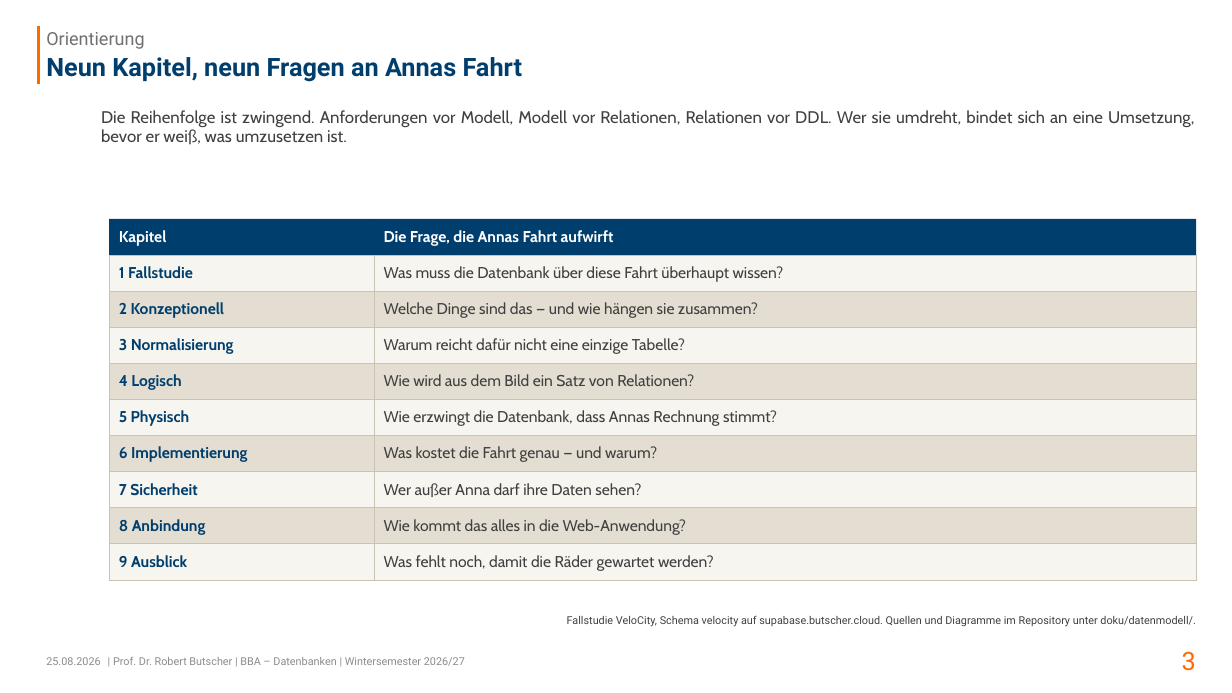
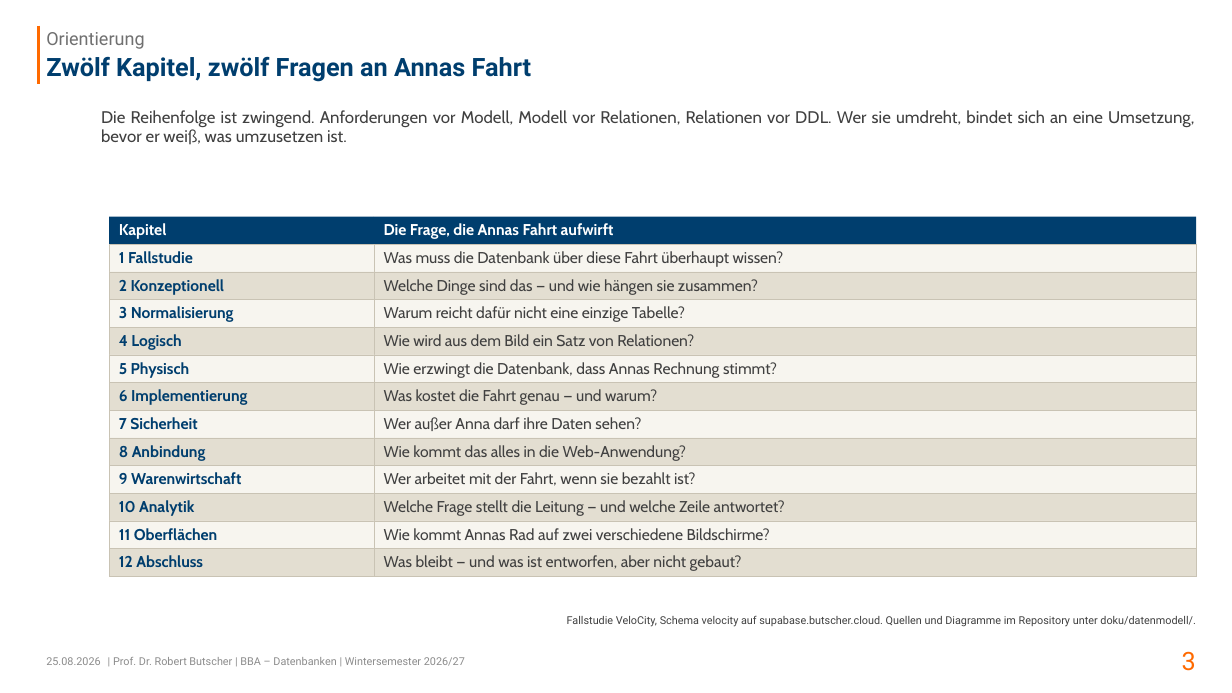
Before and after one commit to swrobuts/velocity-fallstudie, a slide deck: slide 3 of slides/velocity-datenbankentwurf.pptx. Drawn at 1232x693 pixels with LibreOffice and Linux fonts; fonts in the diff are those of the drawing. Boxes give left, top, right and bottom in pixels: in the first picture for what was removed or moved away, otherwise in the second. Text is boxed around its words. In the diff, an @@ line names an element or a change of style, - is before the commit and + after.

```diff
--- a/slides/velocity-datenbankentwurf.pptx
+++ b/slides/velocity-datenbankentwurf.pptx
@@ title at [46,56,531,82]: text changed @@
-Neun Kapitel, neun Fragen an Annas Fahrt
+Zwölf Kapitel, zwölf Fragen an Annas Fahrt
@@ rectangle "Kapitel": place and size @@
-rectangle "Kapitel" at [109,219,374,256]
+rectangle "Kapitel" at [109,217,374,244]
@@ rectangle "Die Frage, die Annas Fahrt ...": place and size @@
-rectangle "Die Frage, die Annas Fahrt ..." at [374,219,1196,256]
+rectangle "Die Frage, die Annas Fahrt ..." at [374,217,1196,244]
@@ rectangle "1 Fallstudie": place and size @@
-rectangle "1 Fallstudie" at [109,255,374,291]
+rectangle "1 Fallstudie" at [109,244,374,272]
@@ rectangle "Was muss die Datenbank über ...": place and size @@
-rectangle "Was muss die Datenbank über ..." at [374,255,1196,291]
+rectangle "Was muss die Datenbank über ..." at [374,244,1196,272]
@@ rectangle "2 Konzeptionell": place and size @@
-rectangle "2 Konzeptionell" at [109,291,374,327]
+rectangle "2 Konzeptionell" at [109,272,374,300]
@@ rectangle "Welche Dinge sind das — ...": place and size @@
-rectangle "Welche Dinge sind das — ..." at [374,291,1196,327]
+rectangle "Welche Dinge sind das — ..." at [374,272,1196,300]
@@ rectangle "3 Normalisierung": place and size @@
-rectangle "3 Normalisierung" at [109,327,374,364]
+rectangle "3 Normalisierung" at [109,300,374,327]
@@ rectangle "4 Logisch": place and size @@
-rectangle "4 Logisch" at [109,363,374,399]
+rectangle "4 Logisch" at [109,327,374,355]
@@ rectangle "Warum reicht dafür nicht eine ...": place and size @@
-rectangle "Warum reicht dafür nicht eine ..." at [374,327,1196,364]
+rectangle "Warum reicht dafür nicht eine ..." at [374,300,1196,327]
@@ rectangle "Wie wird aus dem Bild ...": place and size @@
-rectangle "Wie wird aus dem Bild ..." at [374,363,1196,399]
+rectangle "Wie wird aus dem Bild ..." at [374,327,1196,355]
@@ rectangle "5 Physisch": place and size @@
-rectangle "5 Physisch" at [109,399,374,436]
+rectangle "5 Physisch" at [109,355,374,383]
@@ rectangle "Wie erzwingt die Datenbank, dass ...": place and size @@
-rectangle "Wie erzwingt die Datenbank, dass ..." at [374,399,1196,436]
+rectangle "Wie erzwingt die Datenbank, dass ..." at [374,355,1196,383]
@@ rectangle "6 Implementierung": place and size @@
-rectangle "6 Implementierung" at [109,436,374,472]
+rectangle "6 Implementierung" at [109,383,374,411]
@@ rectangle "Was kostet die Fahrt genau ...": place and size @@
-rectangle "Was kostet die Fahrt genau ..." at [374,436,1196,472]
+rectangle "Was kostet die Fahrt genau ..." at [374,383,1196,411]
@@ rectangle "7 Sicherheit": place and size @@
-rectangle "7 Sicherheit" at [109,471,374,508]
+rectangle "7 Sicherheit" at [109,411,374,438]
@@ rectangle "Wer außer Anna darf ihre ...": place and size @@
-rectangle "Wer außer Anna darf ihre ..." at [374,471,1196,508]
+rectangle "Wer außer Anna darf ihre ..." at [374,411,1196,438]
@@ rectangle "8 Anbindung": place and size @@
-rectangle "8 Anbindung" at [109,508,374,544]
+rectangle "8 Anbindung" at [109,438,374,466]
@@ rectangle "Wie kommt das alles in ...": place and size @@
-rectangle "Wie kommt das alles in ..." at [374,508,1196,544]
+rectangle "Wie kommt das alles in ..." at [374,438,1196,466]
@@ rectangle "9 Warenwirtschaft": place and size @@
-rectangle "9 Warenwirtschaft" at [109,544,374,580]
+rectangle "9 Warenwirtschaft" at [109,466,374,494]
@@ text in rectangle at [119,472,241,484]: text changed @@
-9 Ausblick
+9 Warenwirtschaft
@@ rectangle "Wer arbeitet mit der Fahrt, ...": place and size @@
-rectangle "Wer arbeitet mit der Fahrt, ..." at [374,544,1196,580]
+rectangle "Wer arbeitet mit der Fahrt, ..." at [374,466,1196,494]
@@ text in rectangle at [384,472,696,486]: text changed @@
-Was fehlt noch, damit die Räder gewartet werden?
+Wer arbeitet mit der Fahrt, wenn sie bezahlt ist?
@@ rectangle added at [109,493,374,521], fill #E3DED1, outline #C9C3B4 0.5 pt, 13 pt, text #003E6E, bold @@
+10 Analytik
@@ rectangle added at [374,493,1196,521], fill #E3DED1, outline #C9C3B4 0.5 pt, 13 pt, text #404040 @@
+Welche Frage stellt die Leitung — und welche Zeile antwortet?
@@ rectangle added at [109,521,374,548], fill #F7F5EF, outline #C9C3B4 0.5 pt, 13 pt, text #003E6E, bold @@
+11 Oberflächen
@@ rectangle added at [374,521,1196,548], fill #F7F5EF, outline #C9C3B4 0.5 pt, 13 pt, text #404040 @@
+Wie kommt Annas Rad auf zwei verschiedene Bildschirme?
@@ rectangle added at [109,548,374,576], fill #E3DED1, outline #C9C3B4 0.5 pt, 13 pt, text #003E6E, bold @@
+12 Abschluss
@@ rectangle added at [374,548,1196,576], fill #E3DED1, outline #C9C3B4 0.5 pt, 13 pt, text #404040 @@
+Was bleibt — und was ist entworfen, aber nicht gebaut?
```
Also in this commit, not shown: 4 other slides changed, 13 slides added, 11 other files.
